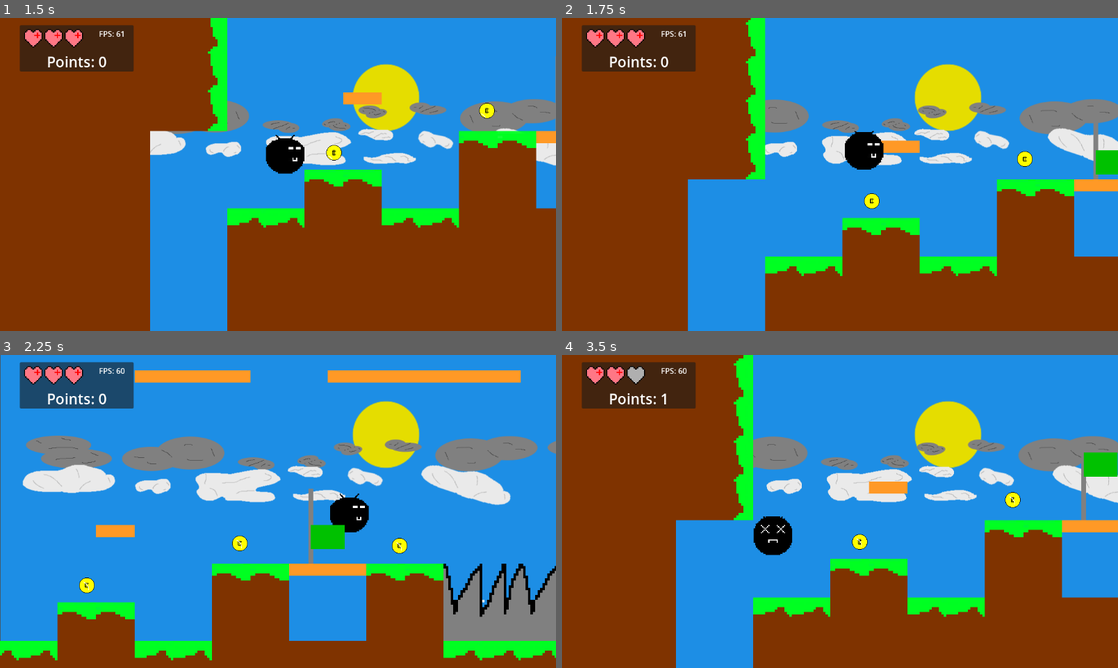
Above: before the commit, frames 1-4 (two rows, left to right).
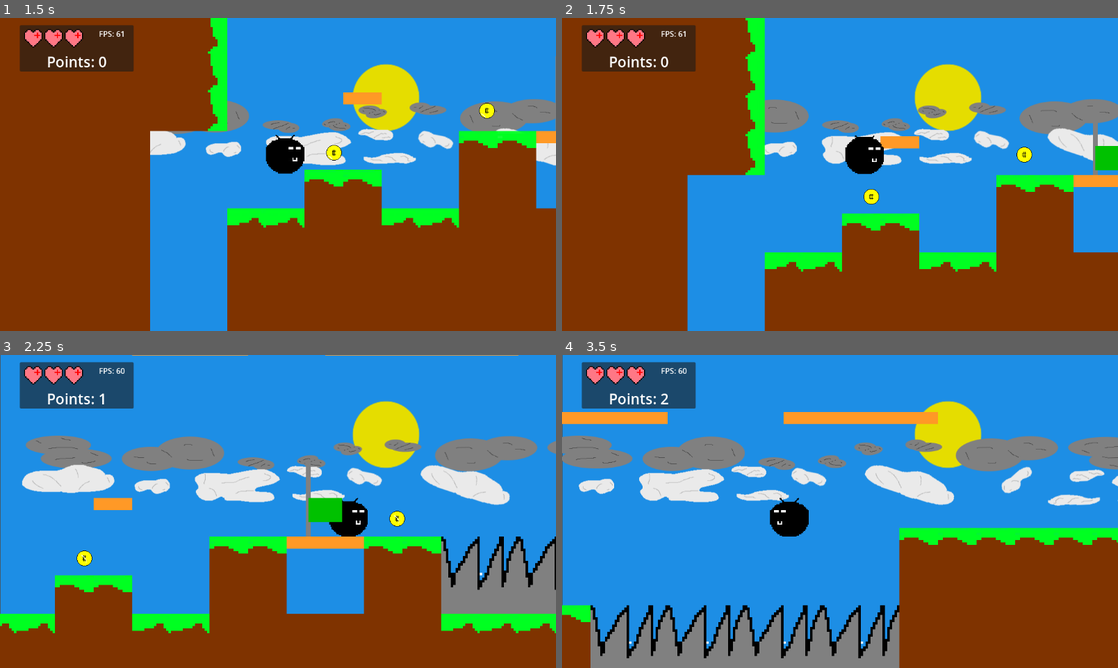
Above: after the commit, the same moments.

Repository: CWmain/Platformer
Game: Godot game, scene res://gui/level_select.tscn
Same seed, same stepped clock (60 frames per second), same inputs: the game is played once before the commit and once after it. Sound files missing from this copy of the repository are replaced by a short silence.
Inputs (mouse positions are in pixels of both pictures, inside the frame that each line leads up to):
- Up to frame 1 (1.5 s): click "Level_1" at 0.5 s; move the mouse to (400, 158) at 1.27 s; hold Right (right) from 1.28 s (still down); tap Space (jump) at 1.35 s
- Up to frame 2 (1.75 s): keep holding Right (right); tap Space (jump) at 1.52 s
- Up to frame 3 (2.25 s): keep holding Right (right); tap Space (jump) at 1.82, 2.1 s; move the mouse to (166, 527) at 2.02 s
- Up to frame 4 (3.5 s): tap Space (jump) at 2.27, 2.57, 2.85 s; move the mouse to (895, 442) at 2.77 s; release Right (right) at 2.78 s; hold A (left) from 2.78 s (still down)

Frame 1 is identical in both runs. In frame 2, 3.9% of the frame differs, in the area x 22-100%, y 0-100%; in frame 3, 21%; in frame 4, 53%, in the area x 0-100%, y 0-100%.

Commit message:
Added toggle to player scene to enable grappling, by default it is off

Diff:
--- a/Platformer/levels/Test_Level.tscn
+++ b/Platformer/levels/Test_Level.tscn
@@ -97,6 +97,7 @@
 
 [node name="Player" parent="SceneObjects" instance=ExtResource("11_1m1qu")]
 position = Vector2(79, 435)
+canGrapple = true
 
 [node name="Checkpoint" parent="SceneObjects" instance=ExtResource("14_n613c")]
 position = Vector2(715, 240)
--- a/Platformer/main_character.gd
+++ b/Platformer/main_character.gd
@@ -26,6 +26,7 @@
 
 var player_lock : bool = false
 
+@export var canGrapple: bool = false
 @export var grapple_angle: int = 45
 @onready var ray_cast = $RayCast2D
 @onready var chain = $chain
@@ -109,7 +110,8 @@
 		ray_cast.set_indexed("rotation", grapple_angle)
 
 	# Do graple
-	if Input.is_action_just_pressed("jump") and not is_on_floor() and !player_lock:
+	var grapple_check: bool = Input.is_action_just_pressed("jump") and not is_on_floor() and !player_lock and canGrapple
+	if grapple_check:
 		print("Attemptiong grapple")
 		if ray_cast.is_colliding():
 			print("Grapling")
